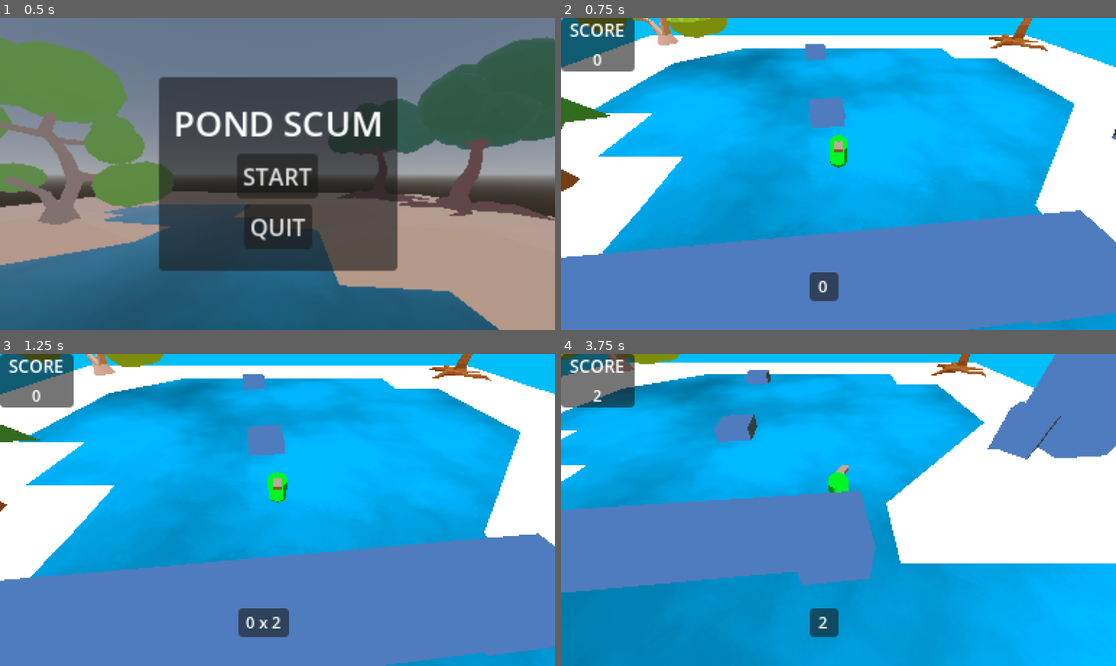
Above: before the commit, frames 1-4 (two rows, left to right).
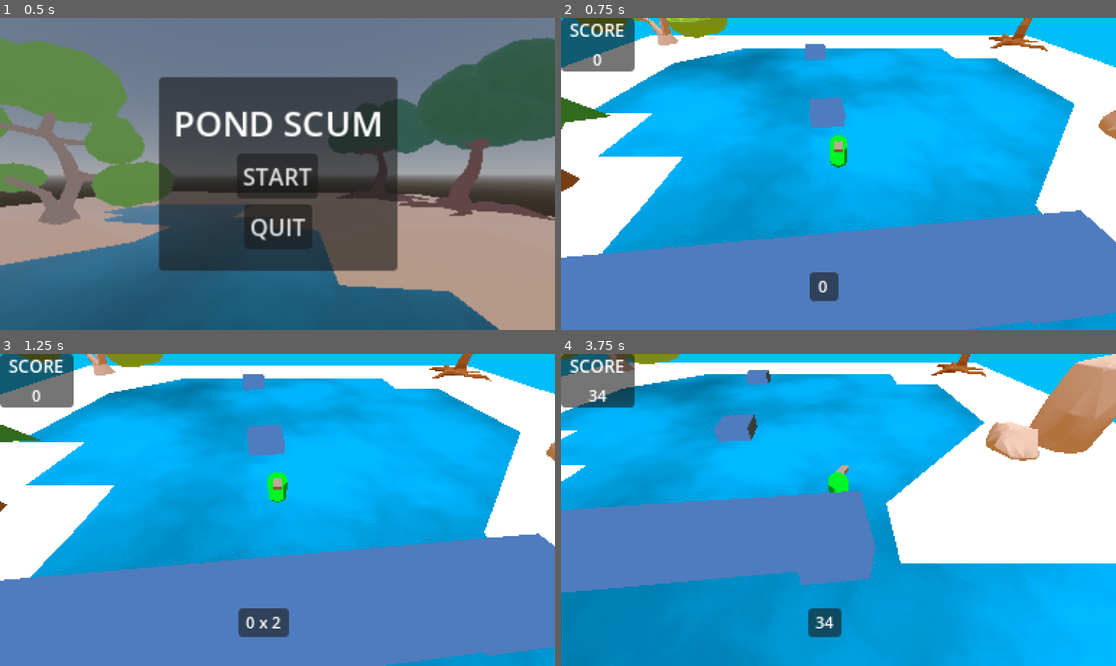
Above: after the commit, the same moments.

Repository: nschwei/PondScum
Game: Godot game, scene res://Scenes/MainMenu.tscn
Two runs of this game, one before a commit and one after it. Both use one fixed random seed, a clock stepped at 60 frames per second and the inputs below.
Inputs (mouse positions are in pixels of both pictures, inside the frame that each line leads up to):
- Up to frame 1 (0.5 s): no input
- Up to frame 2 (0.75 s): click "START" at 0.5 s
- Up to frame 3 (1.25 s): no input
- Up to frame 4 (3.75 s): move the mouse to (960, 494) at 1.27 s; press the mouse at (960, 494) at 1.28 s; hold D (move_right) 1.28-2.03 s; tap Space (jump) at 1.52, 2.27 s; move the mouse to (727, 525) at 2.02 s; release the mouse at (727, 525) at 2.03 s; hold S (move_back) 2.03-2.78 s; click (727, 525) at 2.1 s; move the mouse to (894, 441) at 2.77 s; press the mouse at (894, 441) at 2.78 s; hold D (move_right) 2.78-3.53 s; move the mouse to (810, 572) at 3.52 s; release the mouse at (810, 572) at 3.53 s; hold W (move_forward) from 3.53 s (still down); click (810, 572) at 3.6 s

Frame 1 is identical in both runs. In frame 2, 0.2% of the frame differs, in the area x 96-100%, y 29-39%; in frame 3, less than 0.1%; in frame 4, 6.1%, in the area x 5-100%, y 0-91%.

Commit message:
changed the scoring yet again and added some rock models
Zsky_01 again

License:
Attribution 4.0 International (CC BY 4.0)
That means you can do anything but you must give me Credits.
For more info https://creativecommons.org/licenses/by/4.0/

Diff:
--- a/Scenes/GreyBox.tscn
+++ b/Scenes/GreyBox.tscn
@@ -7,8 +7,10 @@
 [ext_resource type="Material" uid="uid://cmwx3qnv1o0sv" path="res://Materials/pixel_shader_mat.tres" id="6_0ophq"]
 [ext_resource type="PackedScene" uid="uid://dpgt8hkv8yfnt" path="res://EnvironObj/InvisWall.tscn" id="6_ljlob"]
 [ext_resource type="Script" path="res://Scripts/CanvasLayer.gd" id="7_ykbr5"]
+[ext_resource type="PackedScene" uid="uid://mdpul1m52tcv" path="res://Models/Rock_01.glb" id="8_dns1q"]
 [ext_resource type="Material" uid="uid://b8bitd1ep6opn" path="res://Materials/water2.tres" id="8_l20h3"]
 [ext_resource type="PackedScene" uid="uid://bwfm5jeuxsivq" path="res://Models/Pine.glb" id="9_6i2to"]
+[ext_resource type="PackedScene" uid="uid://r2q7qku3lyie" path="res://Models/Rock_02.glb" id="9_u8ccw"]
 [ext_resource type="PackedScene" uid="uid://c25wnipfj4opv" path="res://Models/BirchTree.glb" id="10_6hgrr"]
 [ext_resource type="PackedScene" uid="uid://dxf4ifswrtvjr" path="res://Models/NormalTree.glb" id="11_lvhhp"]
 [ext_resource type="PackedScene" uid="uid://b6fuc665uyqtl" path="res://Models/WillowTree.glb" id="12_ps1is"]
@@ -85,15 +87,6 @@
 [node name="GreyBoxWall7" parent="PixelView/SubViewport/Level/Objects" instance=ExtResource("2_50knn")]
 transform = Transform3D(2.46236, 0, 0.258198, 0, 1, 0, -0.245603, 0, 2.58864, -2.85838, 0.555325, -19.4424)
 
-[node name="GreyBoxWall8" parent="PixelView/SubViewport/Level/Objects" instance=ExtResource("2_50knn")]
-transform = Transform3D(3.49017, 0, 0.42132, 0, 7.25339, 0, -0.34812, 0, 4.22407, 22.6125, 1.35774, -2.81156)
-
-[node name="GreyBoxWall12" parent="PixelView/SubViewport/Level/Objects" instance=ExtResource("2_50knn")]
-transform = Transform3D(3.49017, 0, 0.42132, 0, 7.25339, 0, -0.34812, 0, 4.22407, -22.4367, 1.35774, 25.9669)
-
-[node name="GreyBoxWall9" parent="PixelView/SubViewport/Level/Objects" instance=ExtResource("2_50knn")]
-transform = Transform3D(1.35896, 0, 1.47829, 0, 2.71185, 0, -1.17975, 0, 1.70286, 19.0946, 1.35774, -1.83946)
-
 [node name="GreyBoxWall3" parent="PixelView/SubViewport/Level/Objects" instance=ExtResource("2_50knn")]
 transform = Transform3D(17.4444, 0, 0.258198, 0, 1, 0, -1.73995, 0, 2.58864, -0.438513, 1.57158, 7.0041)
 
@@ -108,6 +101,15 @@
 
 [node name="WillowTree" parent="PixelView/SubViewport/Level/Objects" instance=ExtResource("12_ps1is")]
 transform = Transform3D(0.103227, 0, 0.994658, 0, 1, 0, -0.994658, 0, 0.103227, 25.2071, 7.21142, 25.4751)
+
+[node name="Rock_012" parent="PixelView/SubViewport/Level/Objects" instance=ExtResource("8_dns1q")]
+transform = Transform3D(2, 0, 0, 0, 2, 0, 0, 0, 2, 18.9475, 0.443595, -2.42178)
+
+[node name="Rock_022" parent="PixelView/SubViewport/Level/Objects" instance=ExtResource("9_u8ccw")]
+transform = Transform3D(3, 0, 0, 0, 3, 0, 0, 0, 3, -23.0845, 0.823355, 24.8366)
+
+[node name="Rock_023" parent="PixelView/SubViewport/Level/Objects" instance=ExtResource("9_u8ccw")]
+transform = Transform3D(3, 0, 0, 0, 3, 0, 0, 0, 3, 22.6048, 0.823355, -2.83959)
 
 [node name="Water" type="MeshInstance3D" parent="PixelView/SubViewport/Level/Objects"]
 transform = Transform3D(29.5189, 0, 0, 0, 30, 0, 0, 0, 28.7471, 0, -0.645183, 0)
--- a/Scripts/player.gd
+++ b/Scripts/player.gd
@@ -115,32 +115,34 @@
 		if Input.is_action_pressed("move_forward") or Input.is_action_pressed("move_back") or Input.is_action_pressed("move_left") or Input.is_action_pressed("move_right"):
 			model.rotate_object_local(Vector3(1,0,0), turn_speed*delta*rot_mod)
 			rot_track_x += (turn_speed*delta*rot_mod)
+			trick_points += turn_speed*delta*rot_mod
 		if Input.is_action_pressed("side_flip"):
 			model.rotate_object_local(Vector3(0,0,1), turn_speed*delta)
 			rot_track_y += (turn_speed*delta)
+			trick_points += turn_speed*delta*rot_mod
 
 		# detect a full rotation
 		detect_rot()
 
 
 func detect_rot():
-
 	# if over a full add points
-	if rot_track_x > 2*PI - .1*PI:
-		trick_points += 1
+	if abs(rot_track_x) > 2*PI - .1*PI:
+		trick_points += 10
 		rot_track_x = 0
 		print('full front flip')
 
-	if rot_track_y > 2*PI - .1*PI:
-		trick_points += 1
+	if abs(rot_track_y) > 2*PI - .1*PI:
+		trick_points += 10
 		rot_track_y = 0
 		print('full side flip')
 
-	trick_score.emit(trick_points)
+	trick_points = abs(snapped(trick_points, .1))
+	trick_score.emit(int(trick_points))
 
 func gain_points():
-	score_points.emit(trick_points, bonus_string)
-	print(trick_points)
+	score_points.emit(int(trick_points), bonus_string)
+	#print(trick_points)
 	trick_points = 0
 	bonus_string = ""
 
Binary file added: Models/Rock_01.glb
Not shown, added: Models/Rock_01.glb.import
Binary file added: Models/Rock_02.glb
Not shown, added: Models/Rock_02.glb.import
Not shown: 1 places in Scenes/GreyBox.tscn that only renumber resources
Not shown, added: PlayerObj/Pla3F23.tmp
